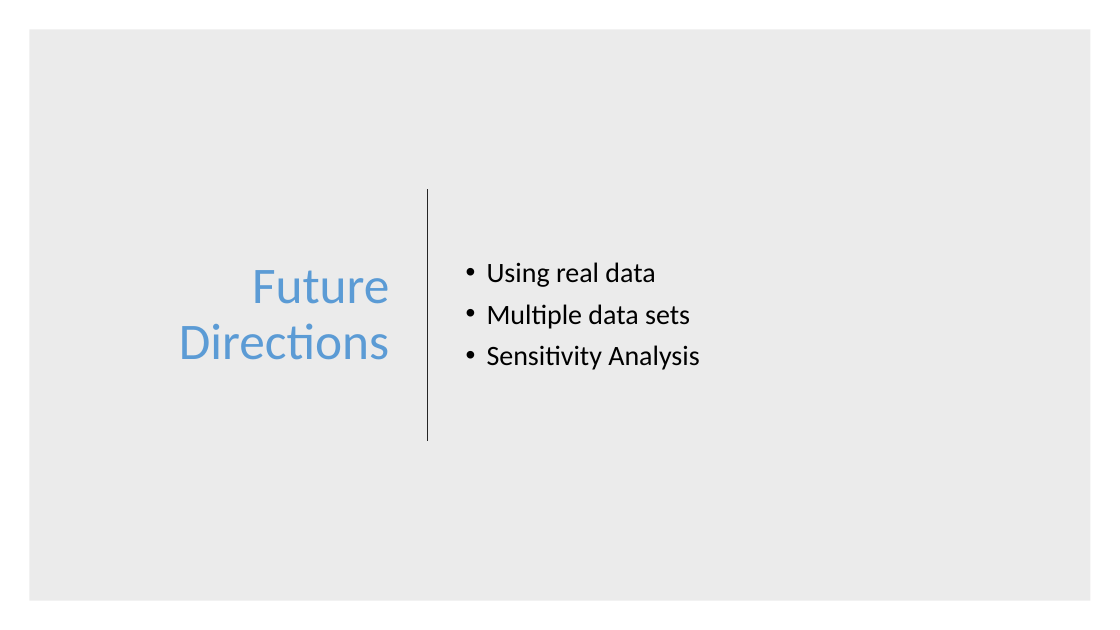
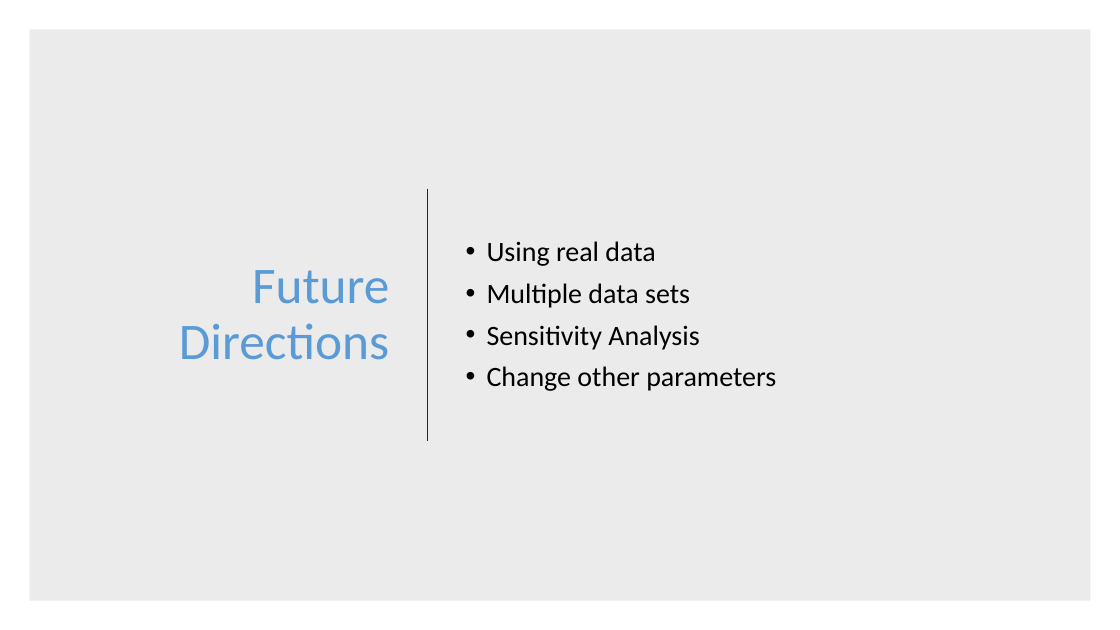
Before and after one commit to ndorilas2014/RMTProject, a slide deck: slide 37 of Presentation(RMT).pptx (slide 31 before the commit). Drawn at 1120x630 pixels with LibreOffice and Linux fonts; fonts in the diff are those of the drawing. Boxes give left, top, right and bottom in pixels: in the first picture for what was removed or moved away, otherwise in the second. Text is boxed around its words. In the diff, an @@ line names an element or a change of style, - is before the commit and + after.

```diff
--- a/Presentation(RMT).pptx
+++ b/Presentation(RMT).pptx
@@ text at (487,366,776,391): paragraph added @@
+• Change other parameters
```
Also in this commit, not shown: 8 other slides changed, 10 slides added, 3 slides removed, 36 other files.
